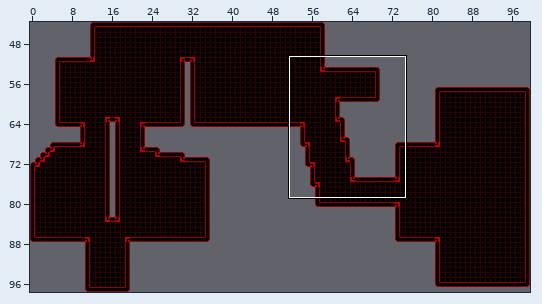
An edit to a level. Tiled map, android/assets/maps/level3.tmx. Above: a wide view before the commit, with the close-up outlined.
Close-up. Old version:
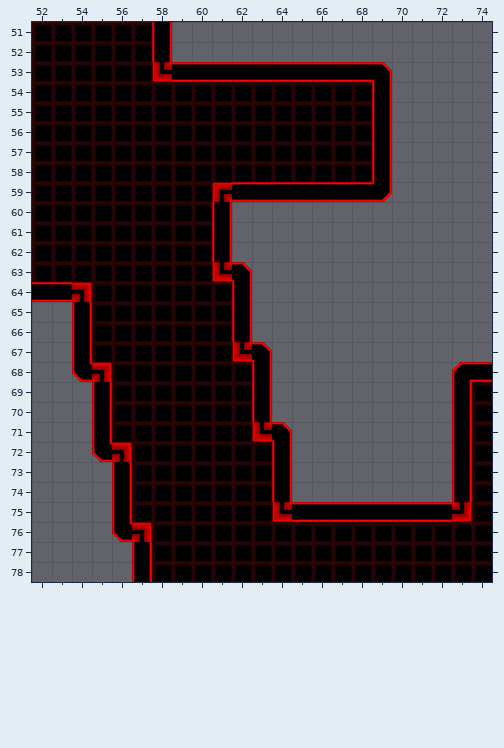
Cells are 32x32 px. Shown: x 52..74, y 51..78. The commit also changed other parts of the map, which this record leaves out. Tiles whose own drawing changed are shown in their newer look in all pictures.
After:
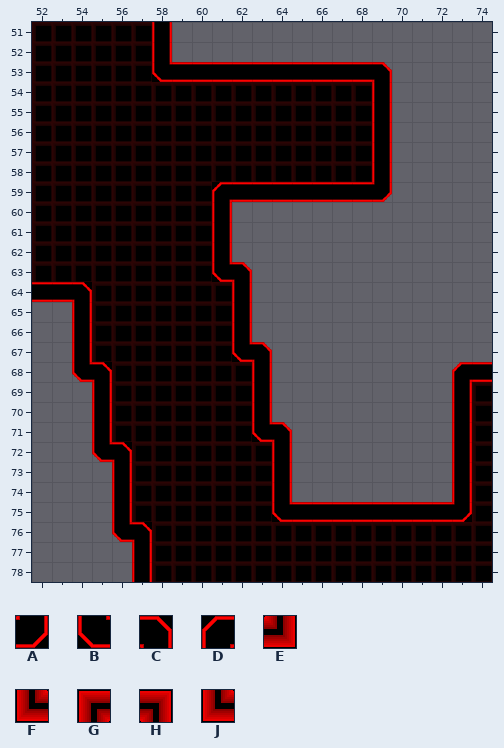
Key: from "tiles": A 59 "wall", B 59 flipped left-right "wall", C 59 flipped up-down "wall", D 59 turned 180 "wall", E 61 "wall", F 61 flipped left-right "wall", G 61 flipped on the other diagonal "wall", H 61 flipped up-down "wall", J 61 turned 90 "wall".
_ is an empty cell, . an unchanged one.
Change:
--- layer "tiles"
@@ x 58..58 @@
-53 F
+53 B
@@ x 61..61 @@
-59 G
+59 D
@@ x 54..61 @@
-63 .......F
-64 H.......
+63 .......B
+64 C.......
@@ x 55..62 @@
-67 .......J
-68 H.......
+67 .......B
+68 C.......
@@ x 56..63 @@
-71 .......J
-72 H.......
+71 .......B
+72 C.......
@@ x 57..73 @@
-75 .......J........E
-76 H................
+75 .......B........A
+76 C................
